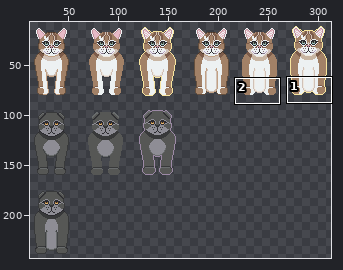
Pixel-art file, stored at Vanilla-Cat-Game/Assets/Aseprite Files/Sprite sheet maybe.aseprite. The picture above shows the old version from afar; the outline marks the close-up.
Close-up. Earlier state:
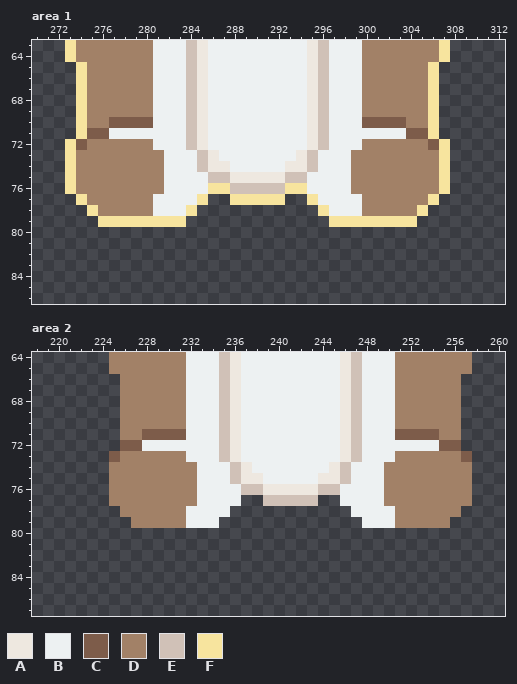
640x360 pixels, 1 frame. Colours within 5 levels of each other are drawn and written as one. Shown: area 1: x 270..312, y 63..86; area 2: x 218..260, y 64..87. The wide view leaves out empty margins. The commit also changed other parts of the picture, which this record leaves out.
Visible layers, top first: "Layer 9 Copy Copy", "Layer 9 Copy", "Layer 9", "Layer 8 Copy Copy", "Layer 8 Copy", "Layer 8", "Layer 7", "Layer 4 Copy Copy #2", "Layer 4 Copy Copy", "Layer 4 Copy", "Layer 4".
Palette (. is transparent): A #eee8e0  B #edf1f2  C #7d5c4a  D #a28167  E #d0c1b7  F #f7e49e
Pixels before, area 1, first column x 273:
63 FDDDDDDDBBBEABBBBBBBBBAEBBBDDDDDDDF
64 FDDDDDDDBBBEABBBBBBBBBAEBBBDDDDDDDF
65 .FDDDDDDBBBEABBBBBBBBBAEBBBDDDDDDF.
66 .FDDDDDDBBBEABBBBBBBBBAEBBBDDDDDDF.
67 .FDDDDDDBBBEABBBBBBBBBAEBBBDDDDDDF.
68 .FDDDDDDBBBEABBBBBBBBBAEBBBDDDDDDF.
69 .FDDDDDDBBBEABBBBBBBBBAEBBBDDDDDDF.
70 .FDDCCCCBBBEABBBBBBBBBAEBBBCCCCDDF.
71 .FCCBBBBBBBEABBBBBBBBBAEBBBBBBBCCF.
72 FCDDDDDDBBBEABBBBBBBBBAEBBBDDDDDDCF
73 FDDDDDDDDBBBEABBBBBBBAEBBBDDDDDDDDF
74 FDDDDDDDDBBBEAABBBBBAAEBBBDDDDDDDDF
75 FDDDDDDDDBBBBEEAAAAAEEBBBBDDDDDDDDF
76 FDDDDDDDDBBBBFFEEEEEFFBBBBDDDDDDDDF
77 .FDDDDDDBBBBF..FFFFF..FBBBBDDDDDDF.
78 ..FDDDDDBBBF...........FBBBDDDDDF..
79 ...FFFFFFFF.............FFFFFFFF...
Pixels before, area 2, first column x 225:
64 DDDDDDDBBBEABBBBBBBBBAEBBBDDDDDDD
65 DDDDDDDBBBEABBBBBBBBBAEBBBDDDDDDD
66 .DDDDDDBBBEABBBBBBBBBAEBBBDDDDDD.
67 .DDDDDDBBBEABBBBBBBBBAEBBBDDDDDD.
68 .DDDDDDBBBEABBBBBBBBBAEBBBDDDDDD.
69 .DDDDDDBBBEABBBBBBBBBAEBBBDDDDDD.
70 .DDDDDDBBBEABBBBBBBBBAEBBBDDDDDD.
71 .DDCCCCBBBEABBBBBBBBBAEBBBCCCCDD.
72 .CCBBBBBBBEABBBBBBBBBAEBBBBBBBCC.
73 CDDDDDDBBBEABBBBBBBBBAEBBBDDDDDDC
74 DDDDDDDDBBBEABBBBBBBAEBBBDDDDDDDD
75 DDDDDDDDBBBEAABBBBBAAEBBBDDDDDDDD
76 DDDDDDDDBBBBEEAAAAAEEBBBBDDDDDDDD
77 DDDDDDDDBBBB..EEEEE..BBBBDDDDDDDD
78 .DDDDDDBBBB...........BBBBDDDDDD.
79 ..DDDDDBBB.............BBBDDDDD..
New version:
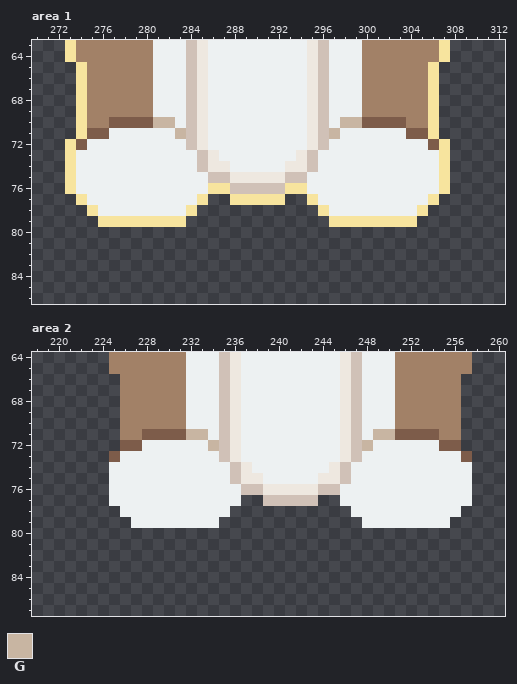
Colours new in this view: G #c8b5a2
Difference:
{"change": "layer \"Group 2/Layer 9 Copy\" added"}
{"change": "layer \"Group 2/Layer 9 Copy Copy\" added"}
{"change": "layer \"Layer 9 Copy\" removed"}
{"change": "layer \"Layer 9 Copy Copy\" removed"}
{"where": "area 1, layer \"Group 2/Layer 9 Copy Copy\""}
{"y":70,"x":281,"old":"BB","new":"GG"}
{"y":70,"x":298,"old":"BB","new":"GG"}
{"y":71,"x":283,"old":"B","new":"G"}
{"y":71,"x":297,"old":"B","new":"G"}
{"y":72,"x":275,"old":"DDDDDD","new":"BBBBBB"}
{"y":72,"x":300,"old":"DDDDDD","new":"BBBBBB"}
{"y":73,"x":274,"old":"DDDDDDDD","new":"BBBBBBBB"}
{"y":73,"x":299,"old":"DDDDDDDD","new":"BBBBBBBB"}
{"y":74,"x":274,"old":"DDDDDDDD","new":"BBBBBBBB"}
{"y":74,"x":299,"old":"DDDDDDDD","new":"BBBBBBBB"}
{"y":75,"x":274,"old":"DDDDDDDD","new":"BBBBBBBB"}
{"y":75,"x":299,"old":"DDDDDDDD","new":"BBBBBBBB"}
{"y":76,"x":274,"old":"DDDDDDDD","new":"BBBBBBBB"}
{"y":76,"x":299,"old":"DDDDDDDD","new":"BBBBBBBB"}
{"y":77,"x":275,"old":"DDDDDD","new":"BBBBBB"}
{"y":77,"x":300,"old":"DDDDDD","new":"BBBBBB"}
{"y":78,"x":276,"old":"DDDDD","new":"BBBBB"}
{"y":78,"x":300,"old":"DDDDD","new":"BBBBB"}
{"where": "area 2, layer \"Group 2/Layer 9 Copy\""}
{"y":71,"x":232,"old":"BB","new":"GG"}
{"y":71,"x":249,"old":"BB","new":"GG"}
{"y":72,"x":234,"old":"B","new":"G"}
{"y":72,"x":248,"old":"B","new":"G"}
{"y":73,"x":226,"old":"DDDDDD","new":"BBBBBB"}
{"y":73,"x":251,"old":"DDDDDD","new":"BBBBBB"}
{"y":74,"x":225,"old":"DDDDDDDD","new":"BBBBBBBB"}
{"y":74,"x":250,"old":"DDDDDDDD","new":"BBBBBBBB"}
{"y":75,"x":225,"old":"DDDDDDDD","new":"BBBBBBBB"}
{"y":75,"x":250,"old":"DDDDDDDD","new":"BBBBBBBB"}
{"y":76,"x":225,"old":"DDDDDDDD","new":"BBBBBBBB"}
{"y":76,"x":250,"old":"DDDDDDDD","new":"BBBBBBBB"}
{"y":77,"x":225,"old":"DDDDDDDD","new":"BBBBBBBB"}
{"y":77,"x":250,"old":"DDDDDDDD","new":"BBBBBBBB"}
{"y":78,"x":226,"old":"DDDDDD","new":"BBBBBB"}
{"y":78,"x":251,"old":"DDDDDD","new":"BBBBBB"}
{"y":79,"x":227,"old":"DDDDD","new":"BBBBB"}
{"y":79,"x":251,"old":"DDDDD","new":"BBBBB"}
{"label":"changed","picture_box":[76,117,186,216]}
{"label":"changed","picture_box":[329,117,439,216]}
{"label":"changed","picture_box":[109,429,219,528]}
{"label":"changed","picture_box":[362,429,472,528]}
